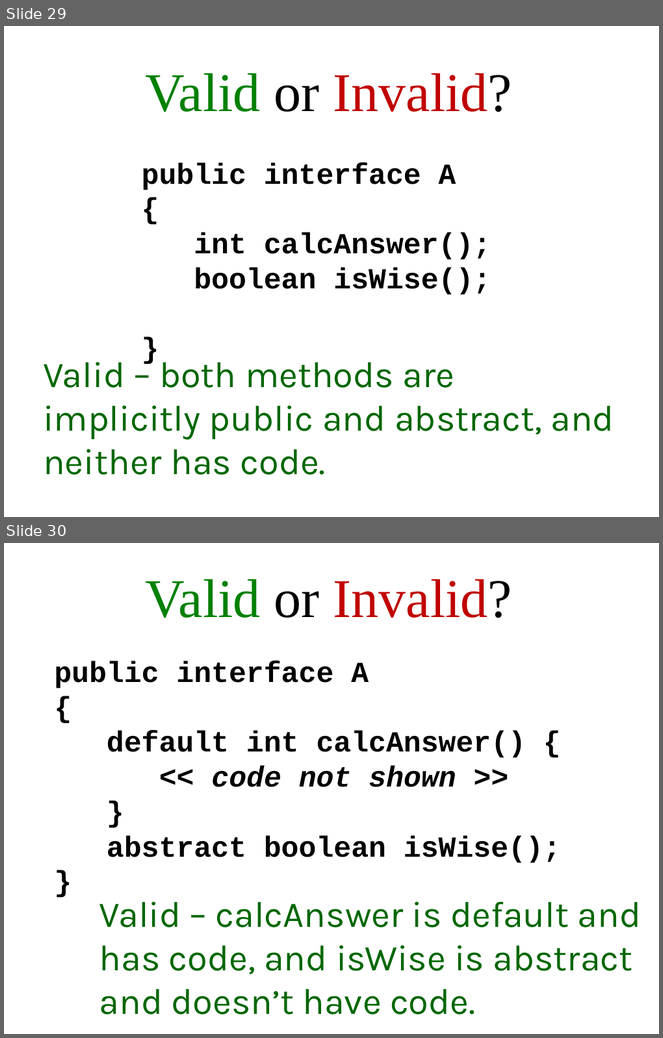
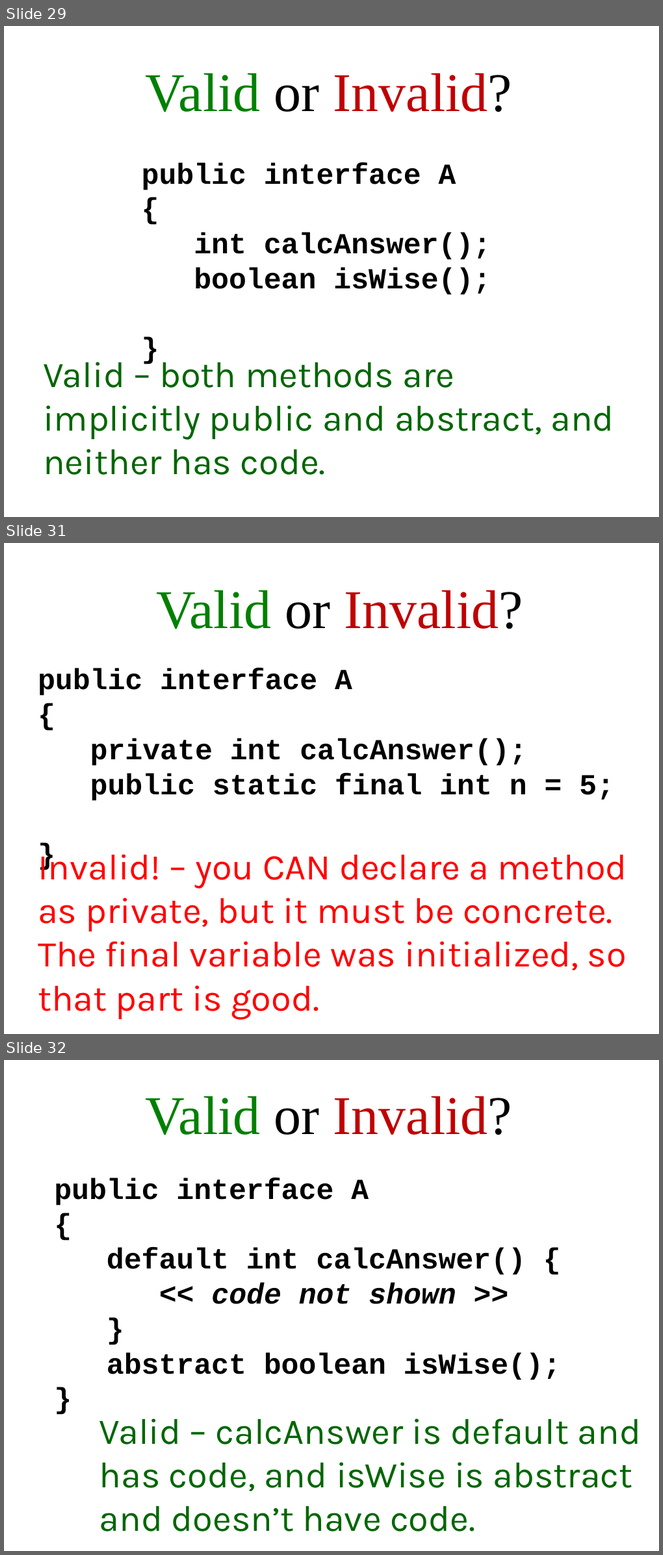
Before and after one commit to Cy-FairCS/cs3, a slide deck: u04b_interfaces/notes/_b_interfaces2 - default and static methods.pptx. Shown one above the other, each under a label of ours: slides 29 and 30 before the commit, slides 29, 31 and 32 after it; the slides between them are not shown. The pictures are 663x1038 and 663x1555 pixels, drawn with LibreOffice and Linux fonts; fonts in the diff are those of the drawing. Boxes give left, top, right and bottom in pixels: in the first picture for what was removed or moved away, otherwise in the second. Text is boxed around its words. In the diff, an @@ line names an element or a change of style, - is before the commit and + after.

```diff
--- a/u04b_interfaces/notes/_b_interfaces2 - default and static methods.pptx
+++ b/u04b_interfaces/notes/_b_interfaces2 - default and static methods.pptx
@@ slide 31 added at (4, 543, 659, 1034), background #FFFFFF @@
@@ title added at (156, 590, 523, 629), 60 pt, text #C00000 @@
+Valid or Invalid?
@@ subtitle added at (38, 669, 614, 801), 32 pt, text #000000, bold @@
+public interface A
+{
+private int calcAnswer();
+public static final int n = 5;
+}
@@ text added at (38, 847, 628, 1019), 40 pt, text #FF0000 @@
+Invalid! – you CAN declare a method as private, but it must be concrete. The final variable was initialized, so that part is good.
@@ what was slide 30 is now slide 32 @@
```
Also in this commit, not shown: 1 other slide added, 1 other file.
